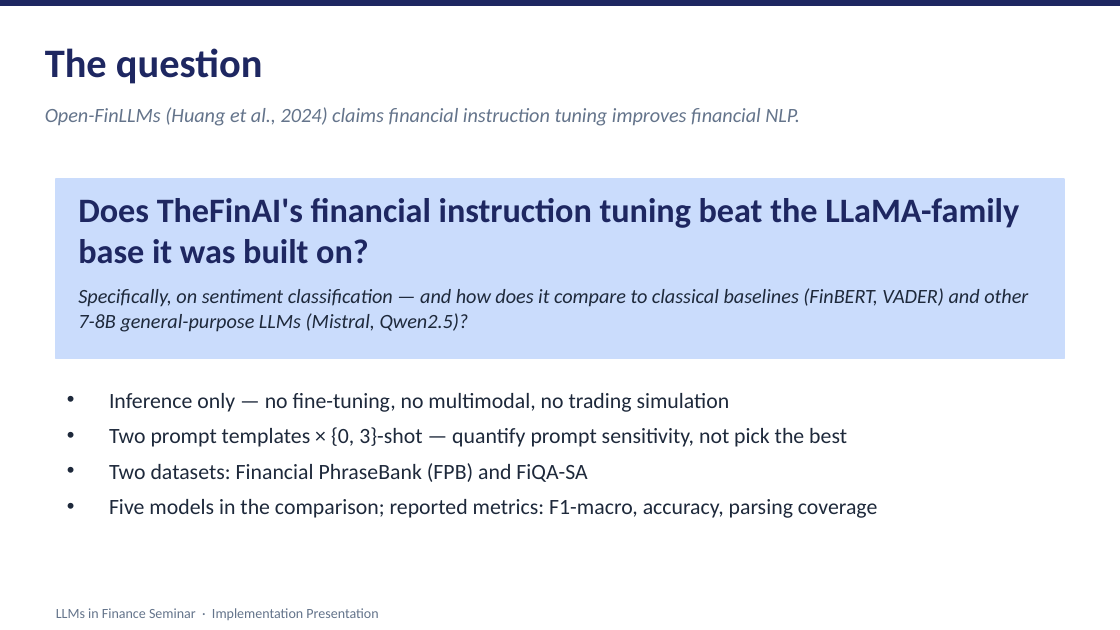
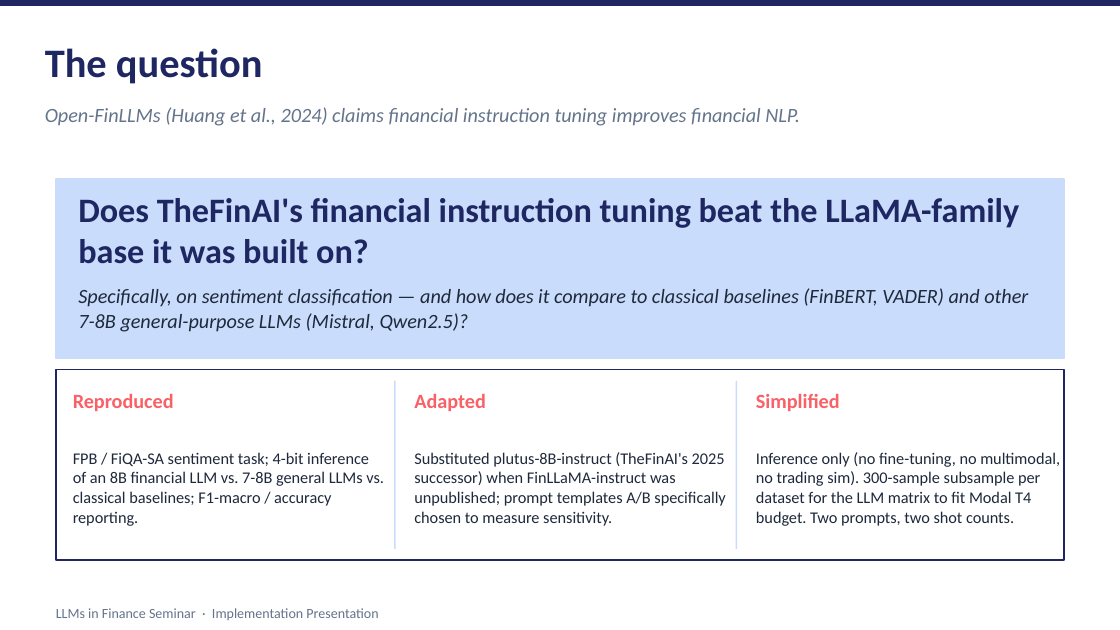
Before and after one commit to shimi777/finllama-sentiment, a slide deck: slide 4 of presentation/implementation_deck.pptx. Drawn at 1120x630 pixels with LibreOffice and Linux fonts; fonts in the diff are those of the drawing. Boxes give left, top, right and bottom in pixels: in the first picture for what was removed or moved away, otherwise in the second. Text is boxed around its words. In the diff, an @@ line names an element or a change of style, - is before the commit and + after.

```diff
--- a/presentation/implementation_deck.pptx
+++ b/presentation/implementation_deck.pptx
@@ rectangle resized from (x1=109, y1=393, x2=877, y2=518) to (x1=56, y1=370, x2=1064, y2=560) @@
@@ rectangle at (x1=56, y1=370, x2=1064, y2=560): fill none to #FFFFFF; outline none to #1E2761 1 pt @@
@@ line added from (394, 381) to (394, 549), #CADCFC 1 pt @@
@@ line added from (737, 381) to (737, 549), #CADCFC 1 pt @@
@@ text added at (x1=73, y1=394, x2=174, y2=411), 13 pt, text #F96167, bold @@
+Reproduced
@@ text in rectangle at (x1=109, y1=393, x2=877, y2=518): text removed @@
-• Inference only — no fine-tuning, no multimodal, no trading simulation
-• Two prompt templates × {0, 3}-shot — quantify prompt sensitivity, not pick the best
-• Two datasets: Financial PhraseBank (FPB) and FiQA-SA
-• Five models in the comparison; reported metrics: F1-macro, accuracy, parsing coverage
@@ text added at (x1=414, y1=394, x2=486, y2=411), 13 pt, text #F96167, bold @@
+Adapted
@@ text added at (x1=756, y1=394, x2=840, y2=411), 13 pt, text #F96167, bold @@
+Simplified
@@ text added at (x1=73, y1=452, x2=384, y2=526), 10.5 pt, text #1E293B @@
+FPB / FiQA-SA sentiment task; 4-bit inference of an 8B financial LLM vs. 7-8B general LLMs vs. classical baselines; F1-macro / accuracy reporting.
@@ text added at (x1=414, y1=452, x2=725, y2=526), 10.5 pt, text #1E293B @@
+Substituted plutus-8B-instruct (TheFinAI's 2025 successor) when FinLLaMA-instruct was unpublished; prompt templates A/B specifically chosen to measure sensitivity.
@@ text added at (x1=756, y1=452, x2=1060, y2=526), 10.5 pt, text #1E293B @@
+Inference only (no fine-tuning, no multimodal, no trading sim). 300-sample subsample per dataset for the LLM matrix to fit Modal T4 budget. Two prompts, two shot counts.
```
Also in this commit, not shown: 5 other slides changed, 4 slides added, 2 other files.
